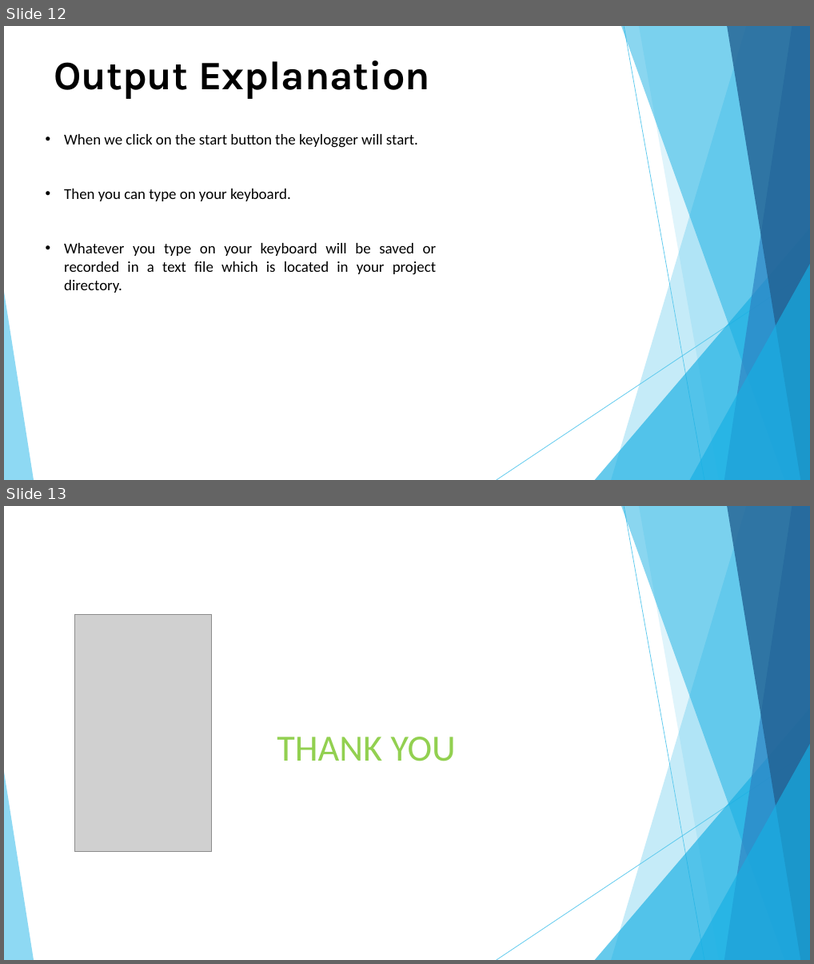
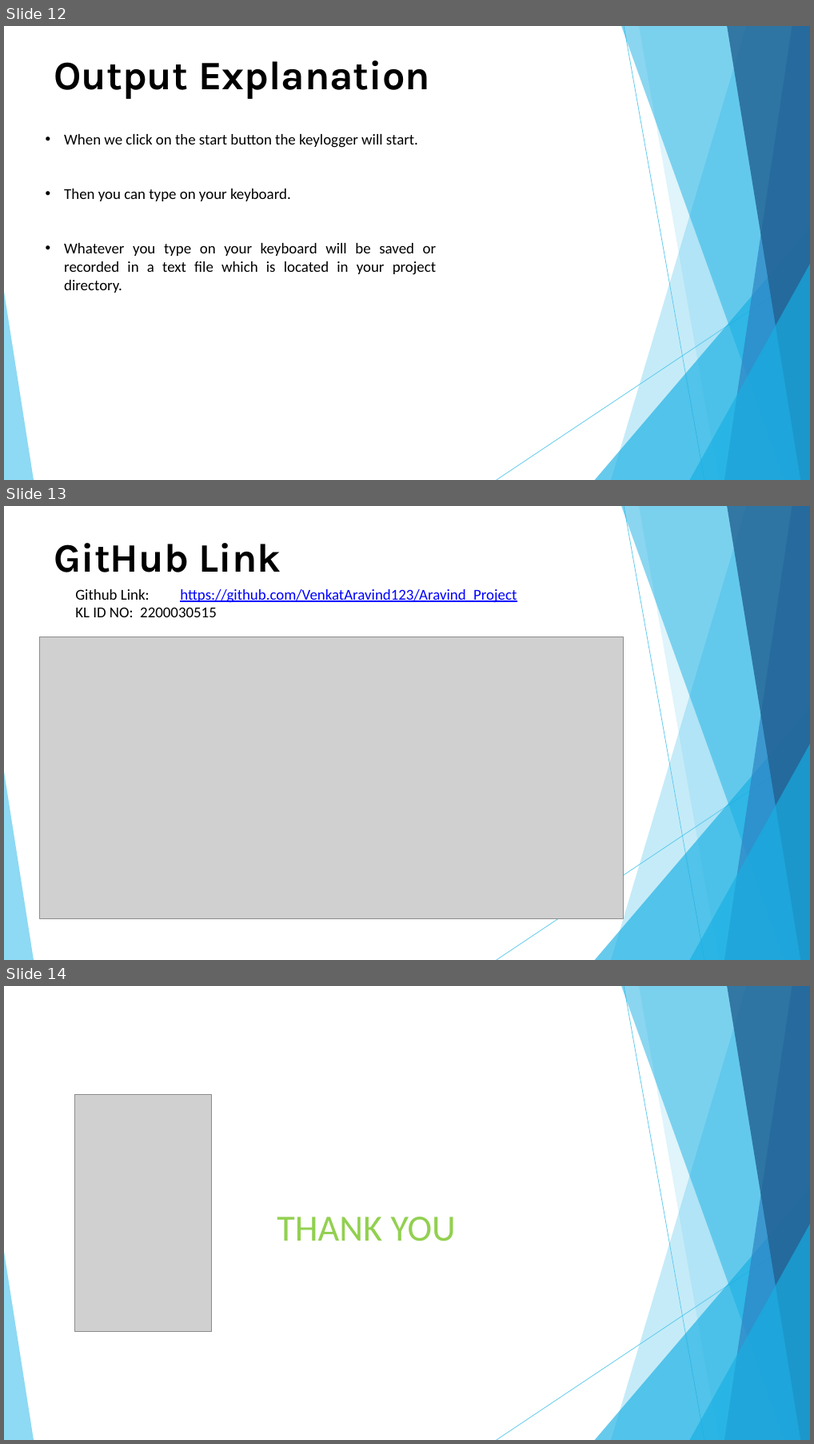
Before and after one commit to VenkatAravind123/Aravind_Project, a slide deck: APSSDC_Final_Project.pptx. Shown one above the other, each under a label of ours: slides 12 and 13 before the commit, slides 12, 13 and 14 after it. The pictures are 814x964 and 814x1444 pixels, drawn with LibreOffice and Linux fonts; fonts in the diff are those of the drawing; grey boxes stand for pictures. Boxes give left, top, right and bottom in pixels: in the first picture for what was removed or moved away, otherwise in the second. Text is boxed around its words. In the diff, an @@ line names an element or a change of style, - is before the commit and + after.

```diff
--- a/APSSDC_Final_Project.pptx
+++ b/APSSDC_Final_Project.pptx
@@ slide 13 added at bbox=[4, 506, 810, 960], background #FFFFFF; not listed: 10 template elements that a slide beside it also shows @@
@@ title added at bbox=[54, 543, 282, 572], 48 pt, text #000000, bold @@
+GitHub Link
@@ text added at bbox=[75, 589, 517, 617], 18 pt, text #0000FF, underline @@
+Github Link: https://github.com/VenkatAravind123/Aravind_Project
+KL ID NO: 2200030515
@@ picture added at bbox=[39, 637, 624, 919] @@
@@ what was slide 13 is now slide 14 @@
```
Also in this commit, not shown: 1 slide changed.
